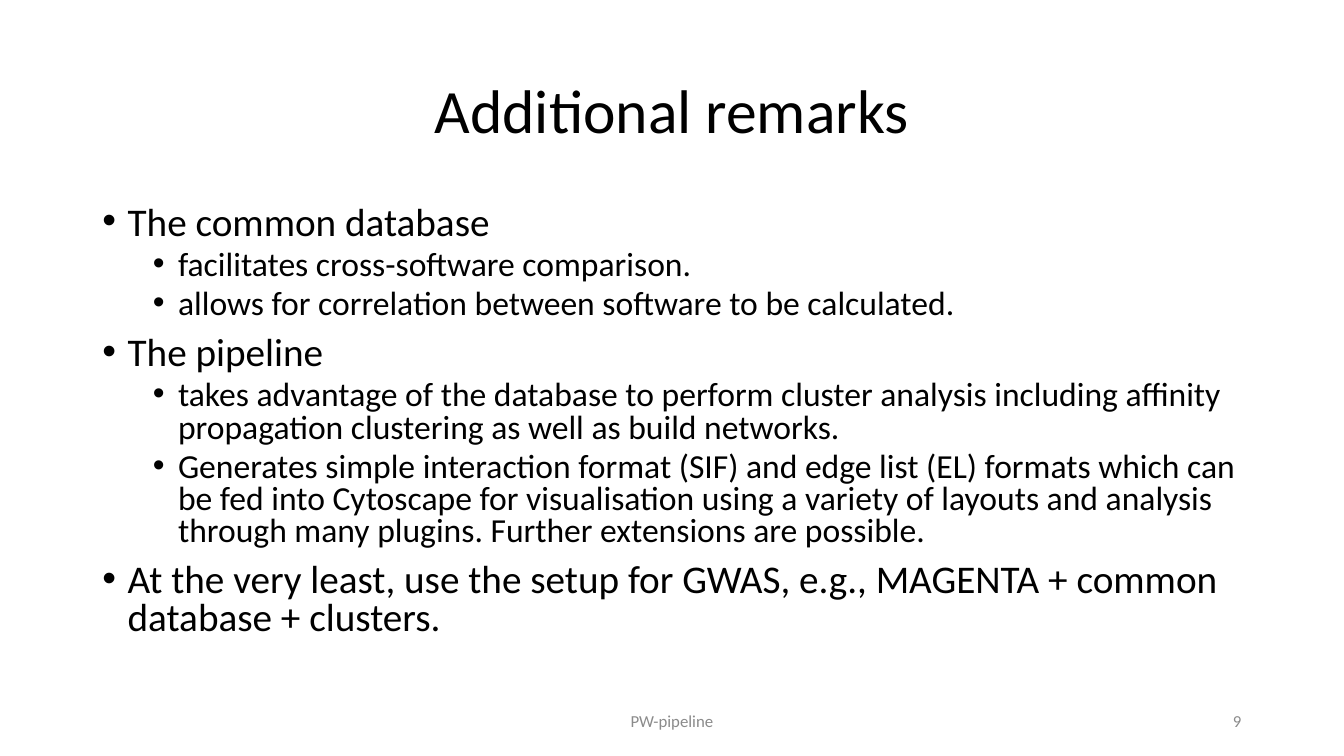
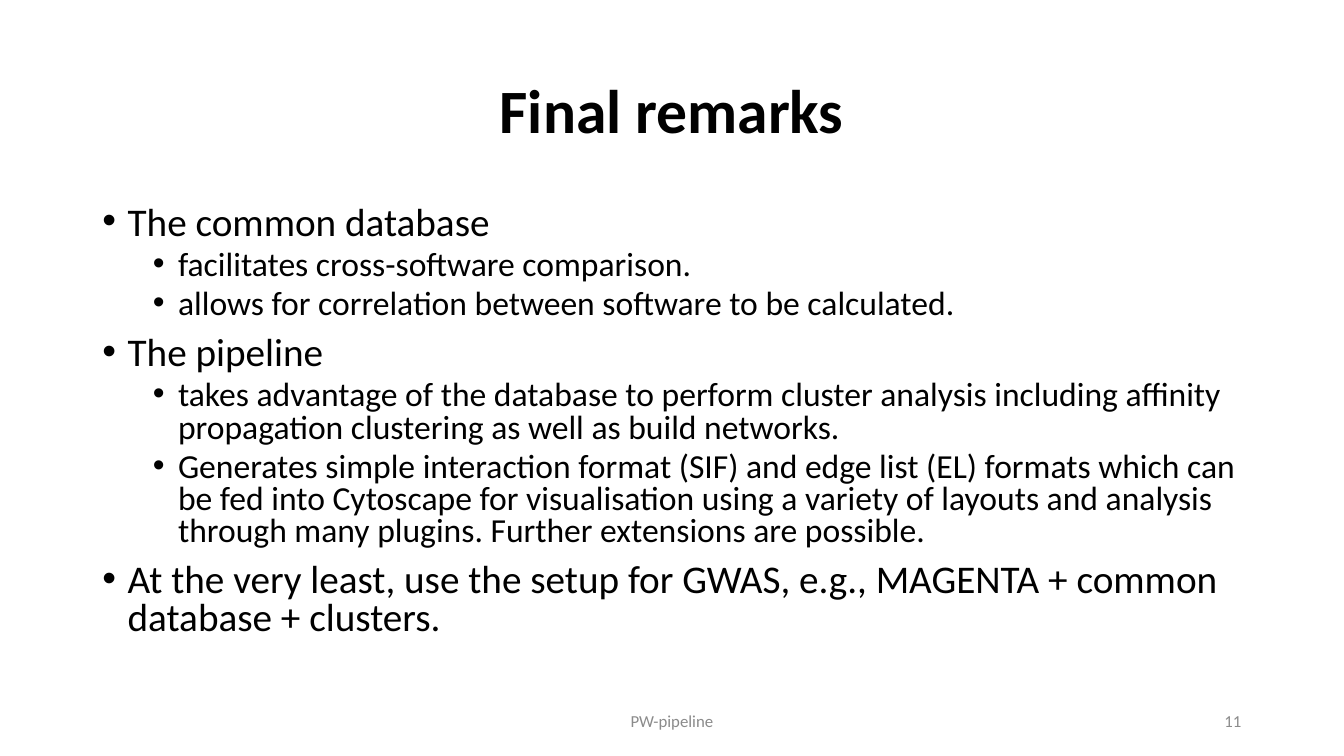
Before and after one commit to jinghuazhao/PW-pipeline, a slide deck: slide 11 of README.pptx (slide 9 before the commit). Drawn at 1344x756 pixels with LibreOffice and Linux fonts; fonts in the diff are those of the drawing. Boxes give left, top, right and bottom in pixels: in the first picture for what was removed or moved away, otherwise in the second. Text is boxed around its words. In the diff, an @@ line names an element or a change of style, - is before the commit and + after.

```diff
--- a/README.pptx
+++ b/README.pptx
@@ title at (500, 89, 843, 134): text changed; bold on @@
-Additional remarks
+Final remarks
@@ page number at (1224, 716, 1241, 727): text changed @@
-9
+11
```
Also in this commit, not shown: 9 other slides changed, 2 slides added.
